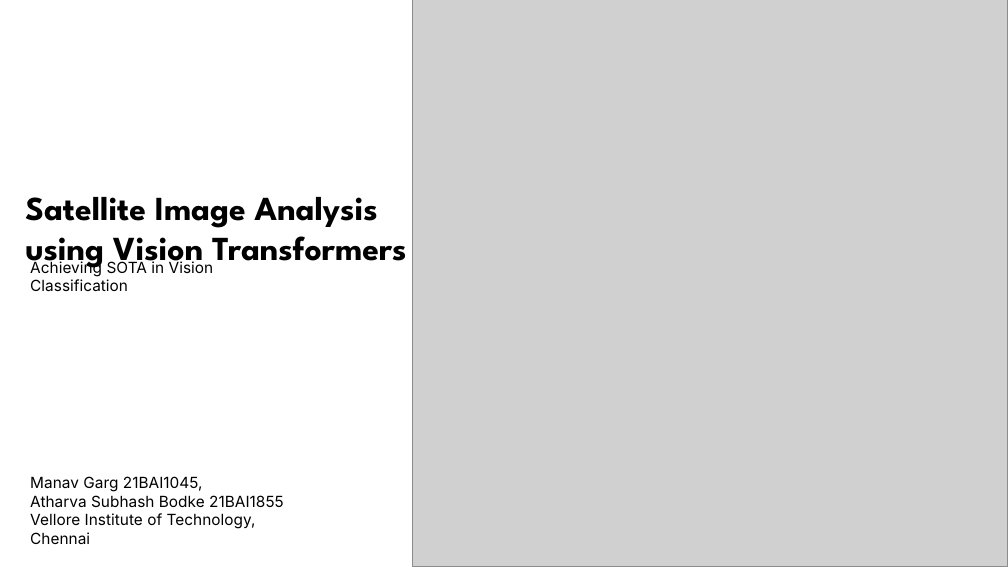
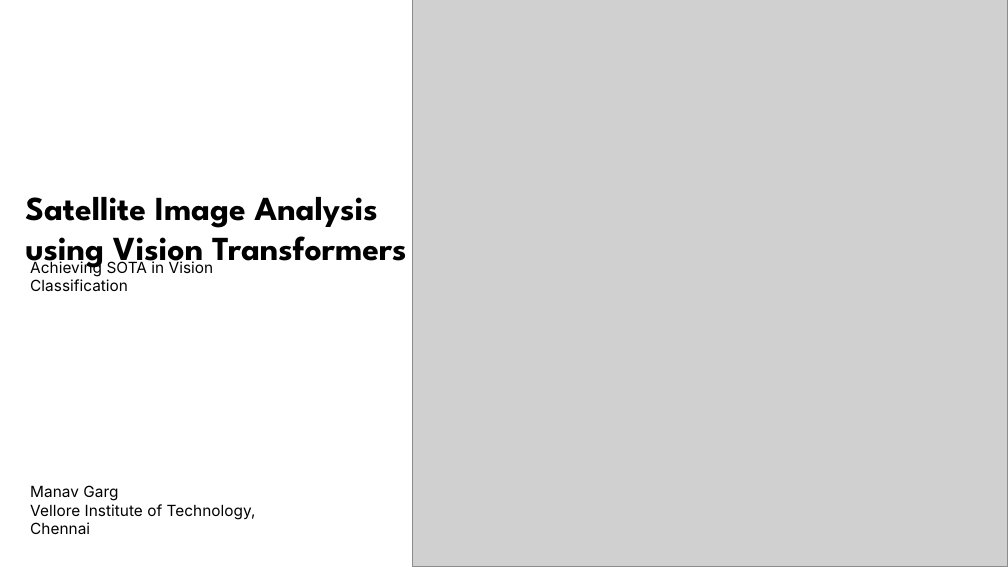
Before and after one commit to ManavvGarg/STIA_ViT, a slide deck: slide 1 of ViT_EuroSAT.pptx. Drawn at 1008x567 pixels with LibreOffice and Linux fonts; fonts in the diff are those of the drawing; grey boxes stand for pictures. Boxes give left, top, right and bottom in pixels: in the first picture for what was removed or moved away, otherwise in the second. Text is boxed around its words. In the diff, an @@ line names an element or a change of style, - is before the commit and + after.

Commit message:
Presentation

```diff
--- a/ViT_EuroSAT.pptx
+++ b/ViT_EuroSAT.pptx
@@ text at (30,485,118,501): text changed @@
-Manav Garg 21BAI1045,
-Atharva Subhash Bodke 21BAI1855
+Manav Garg
```
